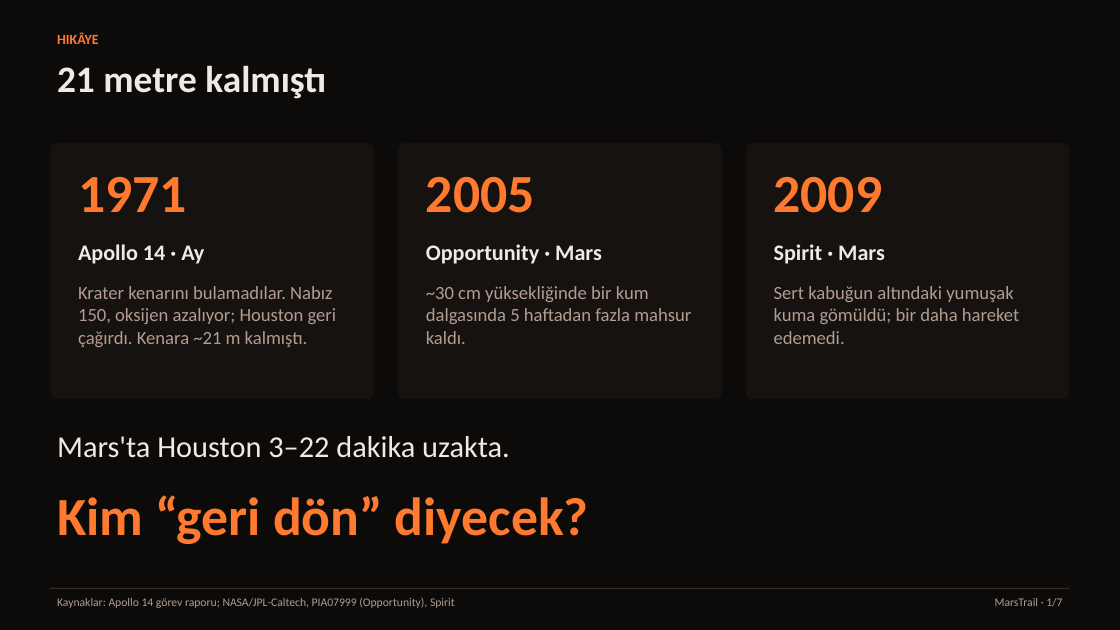
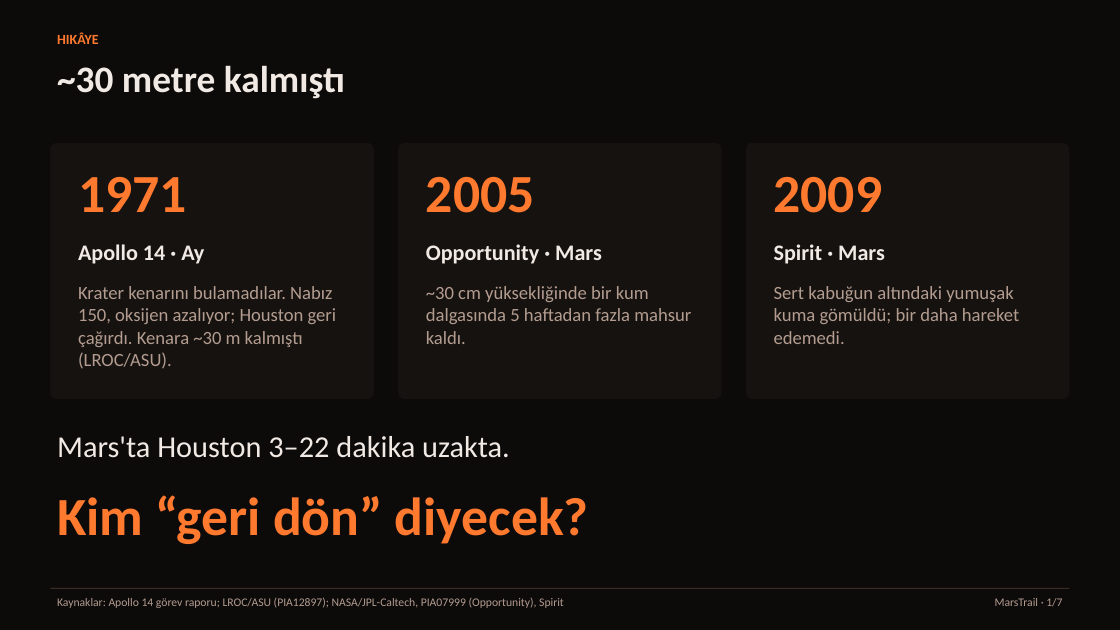
Before and after one commit to tayancelifnur/marstrail, a slide deck: slide 1 of docs/sunum/MarsTrail.pptx. Drawn at 1120x630 pixels with LibreOffice and Linux fonts; fonts in the diff are those of the drawing. Boxes give left, top, right and bottom in pixels: in the first picture for what was removed or moved away, otherwise in the second. Text is boxed around its words. In the diff, an @@ line names an element or a change of style, - is before the commit and + after.

```diff
--- a/docs/sunum/MarsTrail.pptx
+++ b/docs/sunum/MarsTrail.pptx
@@ text at (x1=57, y1=65, x2=345, y2=99): text changed @@
-21 metre kalmıştı
+~30 metre kalmıştı
@@ text at (x1=78, y1=286, x2=337, y2=368): text changed @@
-Krater kenarını bulamadılar. Nabız 150, oksijen azalıyor; Houston geri çağırdı. Kenara ~21 m kalmıştı.
+Krater kenarını bulamadılar. Nabız 150, oksijen azalıyor; Houston geri çağırdı. Kenara ~30 m kalmıştı (LROC/ASU).
@@ text at (x1=57, y1=597, x2=564, y2=608): text changed @@
-Kaynaklar: Apollo 14 görev raporu; NASA/JPL-Caltech, PIA07999 (Opportunity), Spirit
+Kaynaklar: Apollo 14 görev raporu; LROC/ASU (PIA12897); NASA/JPL-Caltech, PIA07999 (Opportunity), Spirit
```
Also in this commit, not shown: 1 other slide changed, 19 other files.
